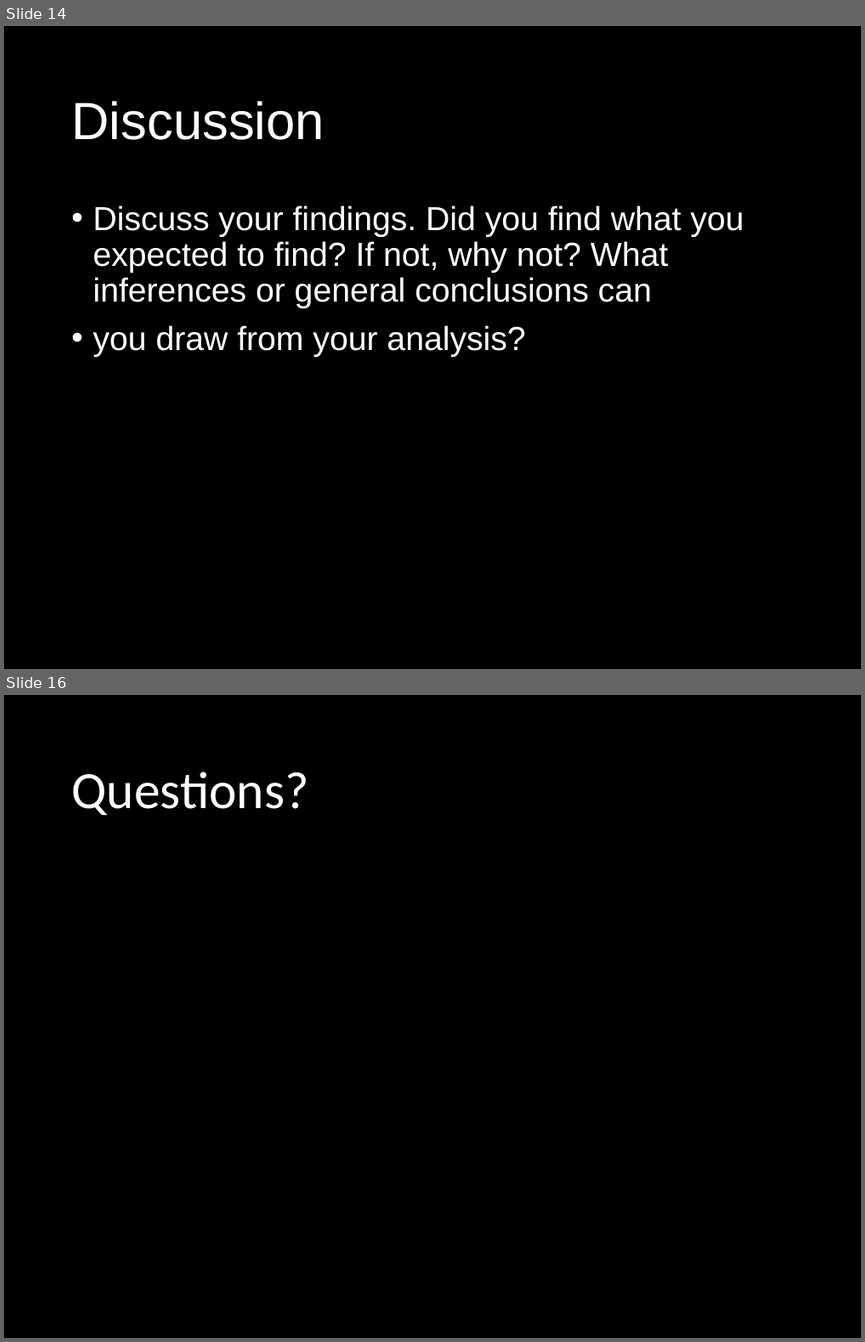
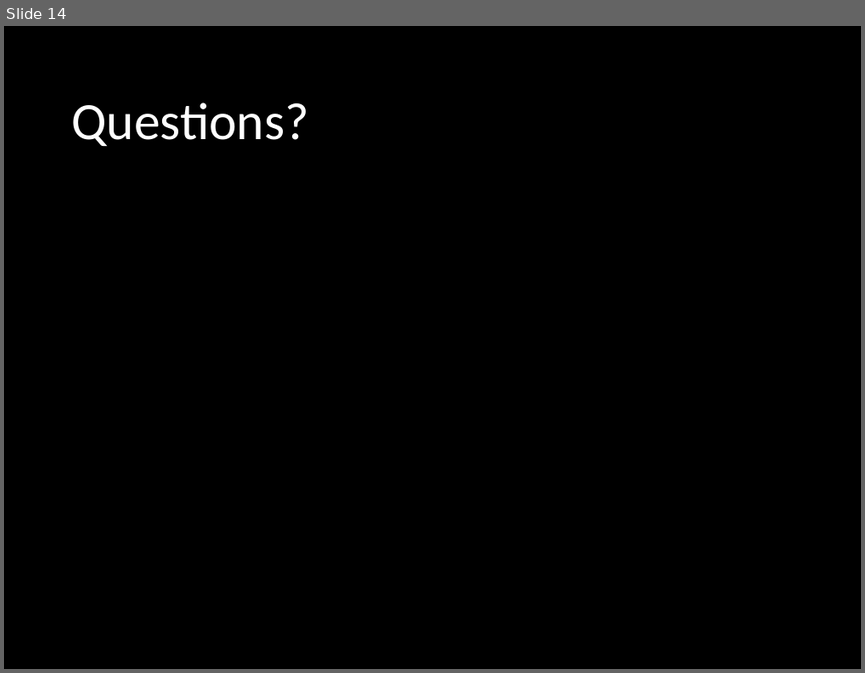
Before and after one commit to rkirsten88/Project1_RutgersBootCamp, a slide deck: STAR_WARS/Presentation.pptx. Shown one above the other, each under a label of ours: slides 14 and 16 before the commit, slide 14 after it; the slides between them are not shown. The pictures are 865x1342 and 865x673 pixels, drawn with LibreOffice and Linux fonts; fonts in the diff are those of the drawing; background and template pictures are left out. Boxes give left, top, right and bottom in pixels: in the first picture for what was removed or moved away, otherwise in the second. Text is boxed around its words. In the diff, an @@ line names an element or a change of style, - is before the commit and + after.

```diff
--- a/STAR_WARS/Presentation.pptx
+++ b/STAR_WARS/Presentation.pptx
@@ slide 14 removed at (4, 26, 861, 669), background picture (left out) @@
@@ title removed at (71, 101, 324, 140) @@
-Discussion
@@ text removed at (93, 205, 744, 357) @@
-• Discuss your findings. Did you find what you expected to find? If not, why not? What inferences or general conclusions can
-• you draw from your analysis?
@@ what was slide 16 is now slide 14 @@
```
Also in this commit, not shown: 4 slides changed, 5 slides added, 6 other slides removed, 6 other files.
